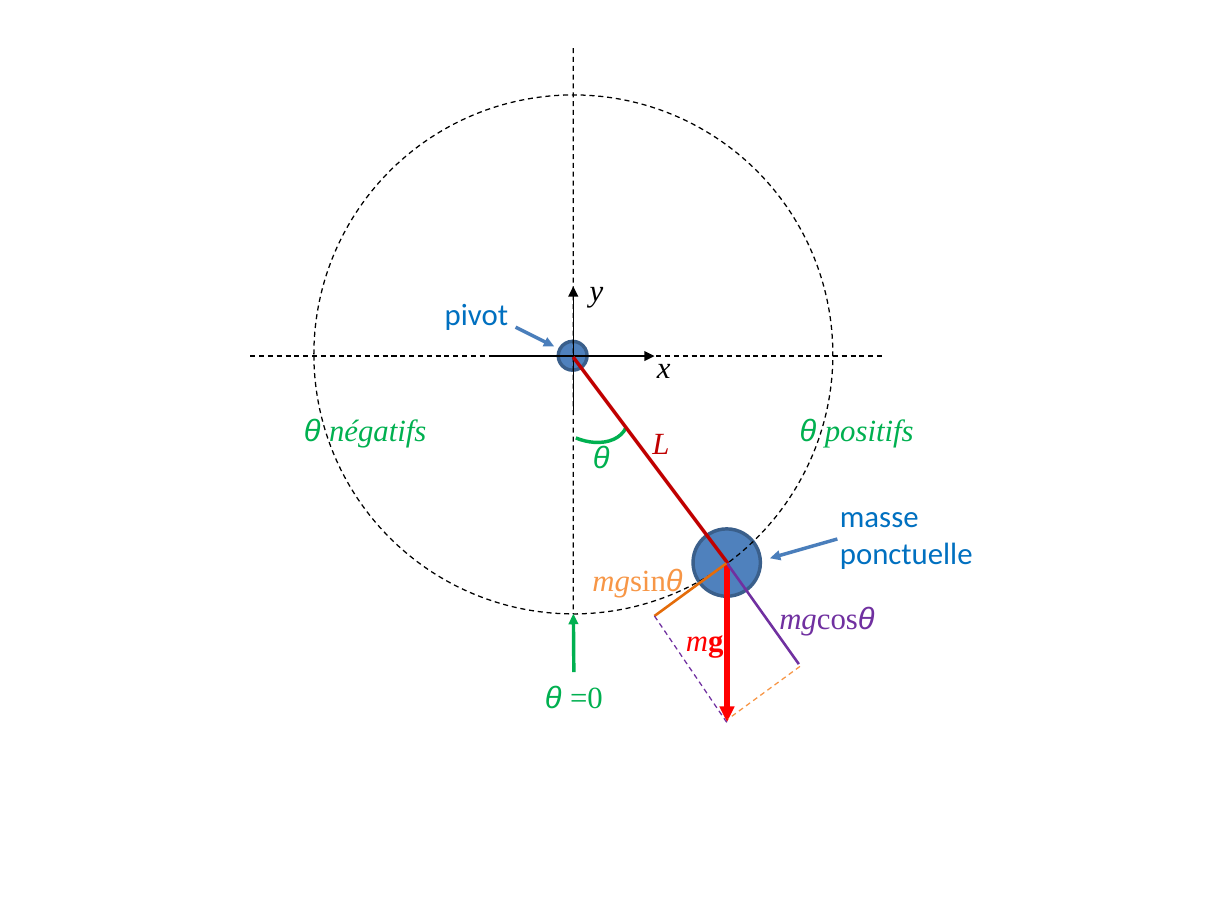
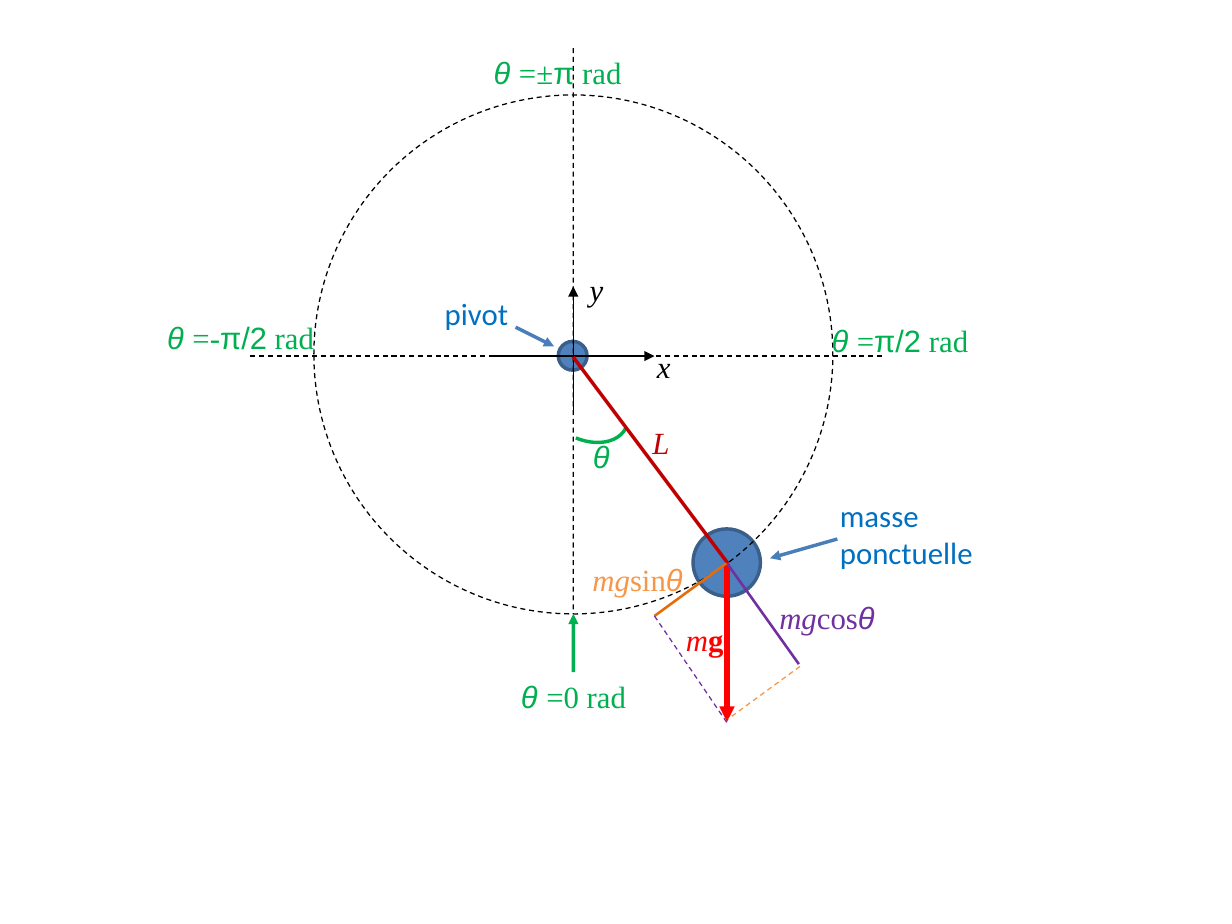
Before and after one commit to bioinfo-prog/cours-python, a slide deck: slide 1 of img/pendulum_sketch.pptx. Drawn at 1232x924 pixels with LibreOffice and Linux fonts; fonts in the diff are those of the drawing. Boxes give left, top, right and bottom in pixels: in the first picture for what was removed or moved away, otherwise in the second. Text is boxed around its words. In the diff, an @@ line names an element or a change of style, - is before the commit and + after.

```diff
--- a/img/pendulum_sketch.pptx
+++ b/img/pendulum_sketch.pptx
@@ text added at <box>494,60,621,89</box>, 18 pt, text #00B050 @@
+θ =±π rad
@@ text added at <box>167,326,314,355</box>, 18 pt, text #00B050 @@
+θ =-π/2 rad
@@ text added at <box>832,329,968,357</box>, 18 pt, text #00B050 @@
+θ =π/2 rad
@@ text removed at <box>304,418,426,447</box> @@
-θ négatifs
@@ text removed at <box>800,417,914,447</box> @@
-θ positifs
@@ text at <box>521,685,626,709</box>: text changed @@
-θ =0
+θ =0 rad
```
Also in this commit, not shown: 1 other file.
